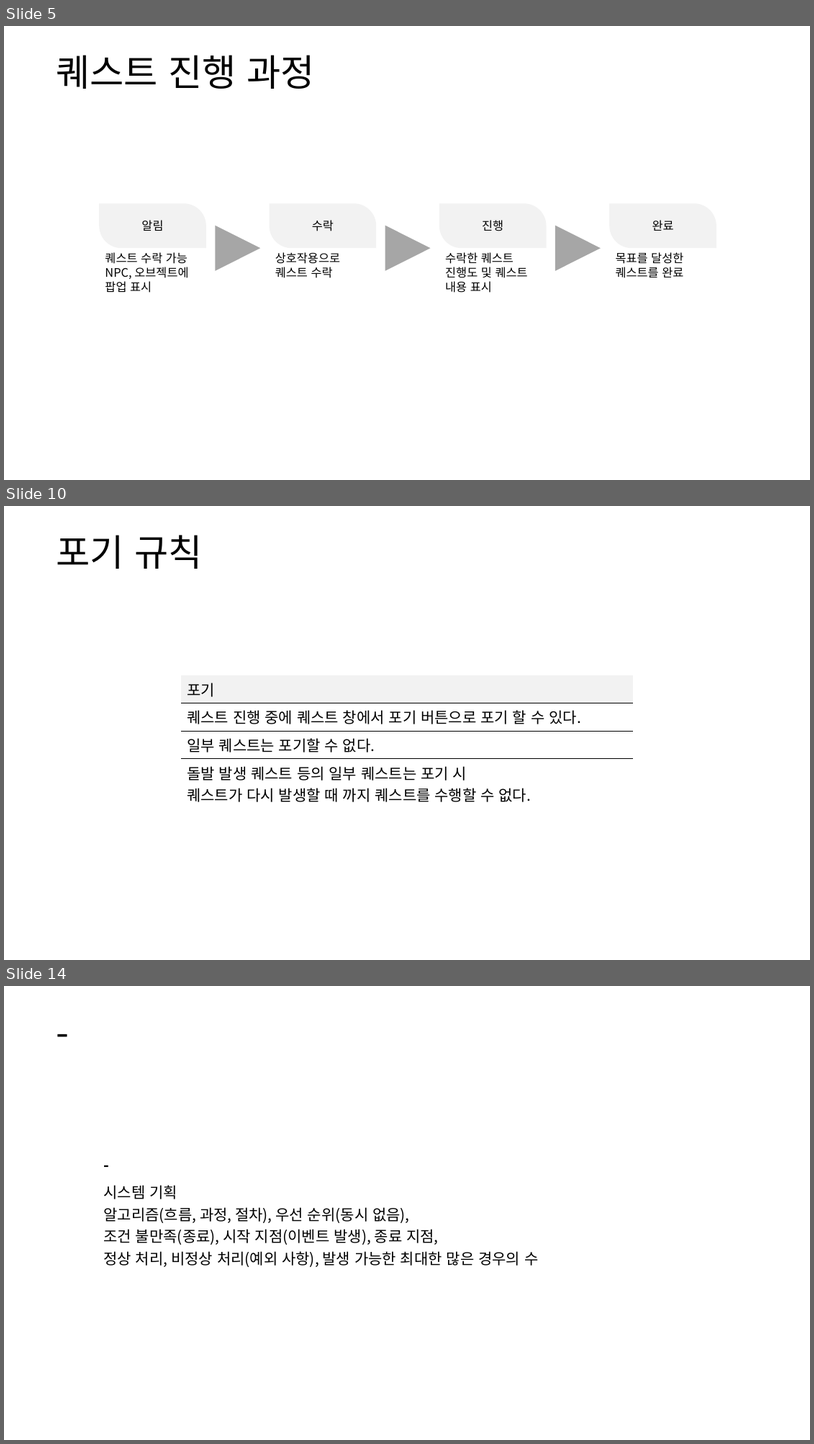
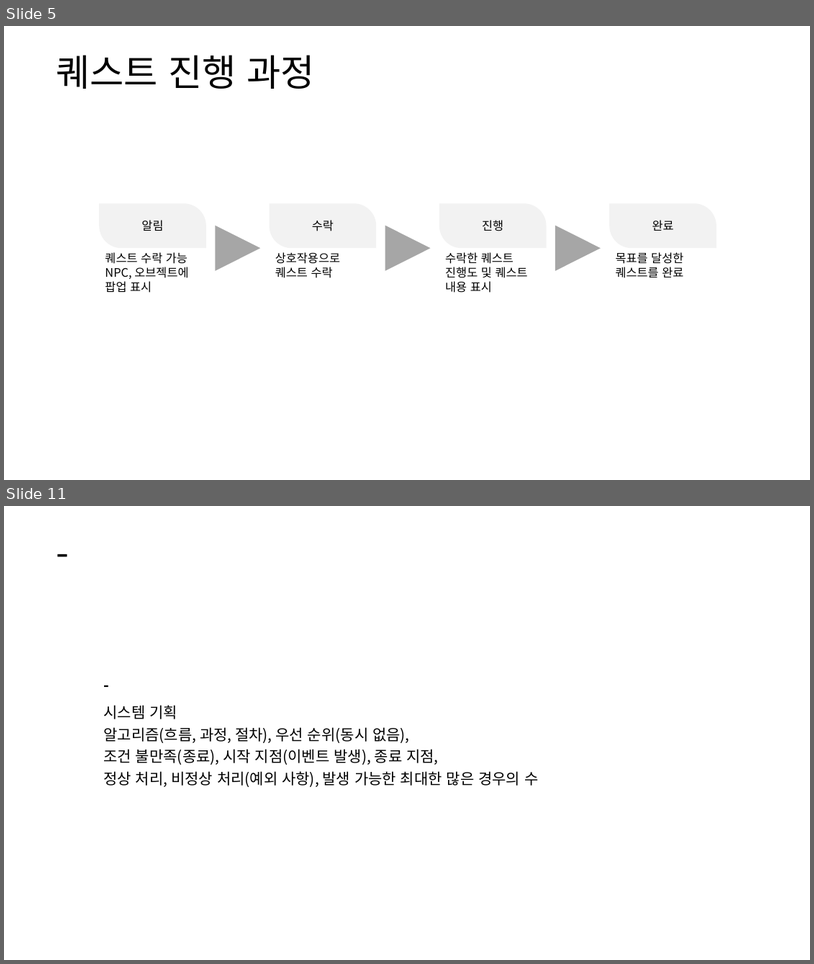
Before and after one commit to yjk0401/unityenginebasic_9th, a slide deck: 기획/방랑엽사전/퀘스트 시스템 기획서.pptx. Shown one above the other, each under a label of ours: slides 5, 10 and 14 before the commit, slides 5 and 11 after it; the slides between them are not shown. The pictures are 814x1444 and 814x964 pixels, drawn with LibreOffice and Linux fonts; fonts in the diff are those of the drawing. Boxes give left, top, right and bottom in pixels: in the first picture for what was removed or moved away, otherwise in the second. Text is boxed around its words. In the diff, an @@ line names an element or a change of style, - is before the commit and + after.

```diff
--- a/기획/방랑엽사전/퀘스트 시스템 기획서.pptx
+++ b/기획/방랑엽사전/퀘스트 시스템 기획서.pptx
@@ slide 10 removed at (4,506,810,960), background #FFFFFF @@
@@ text removed at (56,535,202,569) @@
-포기 규칙
@@ table removed at (181,674,634,805), 4 rows, 1 columns @@
-포기
-퀘스트 진행 중에 퀘스트 창에서 포기 버튼으로 포기 할 수 있다.
-일부 퀘스트는 포기할 수 없다.
-돌발 발생 퀘스트 등의 일부 퀘스트는 포기 시 / 퀘스트가 다시 발생할 때 까지 퀘스트를 수행할 수 없다.
@@ what was slide 14 is now slide 11 @@
```
Also in this commit, not shown: 5 slides changed, 2 other slides removed, 6 other files.
